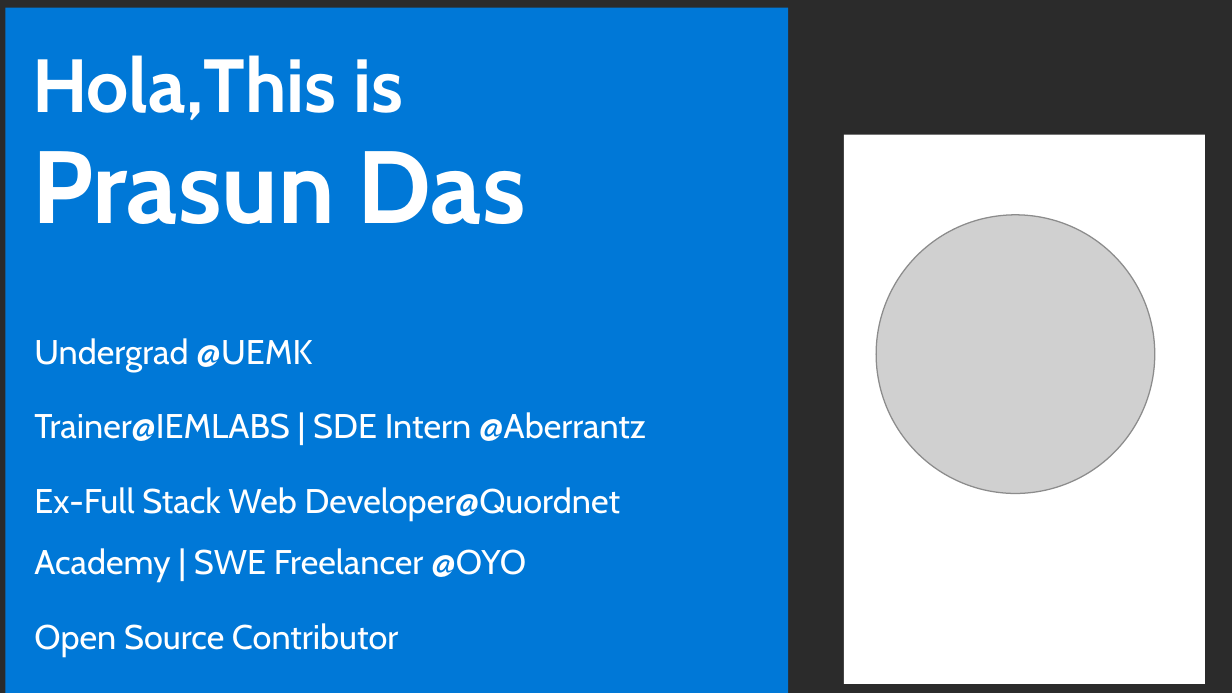
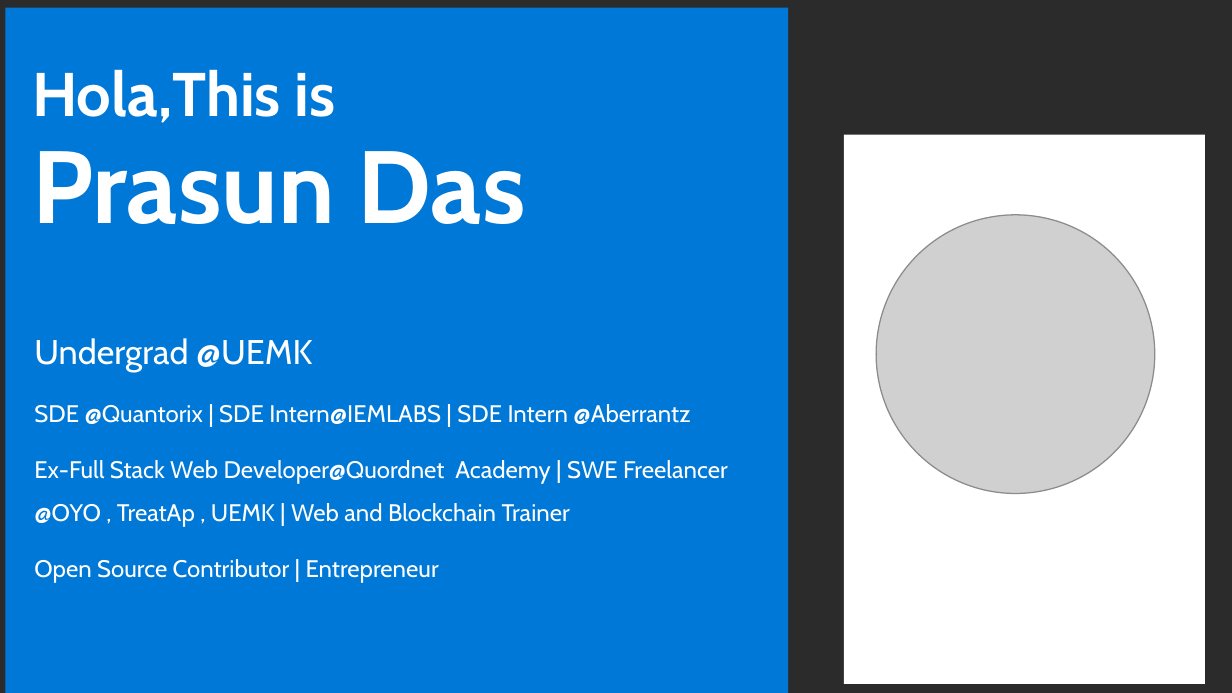
Before and after one commit to Prasundas99/Web-Development-Traning, a slide deck: slide 1 of 00. Introduction/PPT Personal .pptx. Drawn at 1232x693 pixels with LibreOffice and Linux fonts; fonts in the diff are those of the drawing; grey boxes stand for pictures; background and template pictures are left out; a plain dark background stands for a picture behind light text. Boxes give left, top, right and bottom in pixels: in the first picture for what was removed or moved away, otherwise in the second. Text is boxed around its words. In the diff, an @@ line names an element or a change of style, - is before the commit and + after.

```diff
--- a/00. Introduction/PPT Personal .pptx
+++ b/00. Introduction/PPT Personal .pptx
@@ text "Hola,This is Prasun Das" at (x1=32, y1=69, x2=526, y2=224): size 44 to 36 pt in "Hola,This is" @@
@@ text at (x1=34, y1=404, x2=728, y2=583): text changed; size 20 to 14 pt @@
-Trainer@IEMLABS | SDE Intern @Aberrantz
-Ex-Full Stack Web Developer@Quordnet Academy | SWE Freelancer @OYO
-Open Source Contributor
+SDE @Quantorix | SDE Intern@IEMLABS | SDE Intern @Aberrantz
+Ex-Full Stack Web Developer@Quordnet Academy | SWE Freelancer @OYO , TreatAp , UEMK | Web and Blockchain Trainer
+Open Source Contributor | Entrepreneur
```
Also in this commit, not shown: 1 other slide changed.
